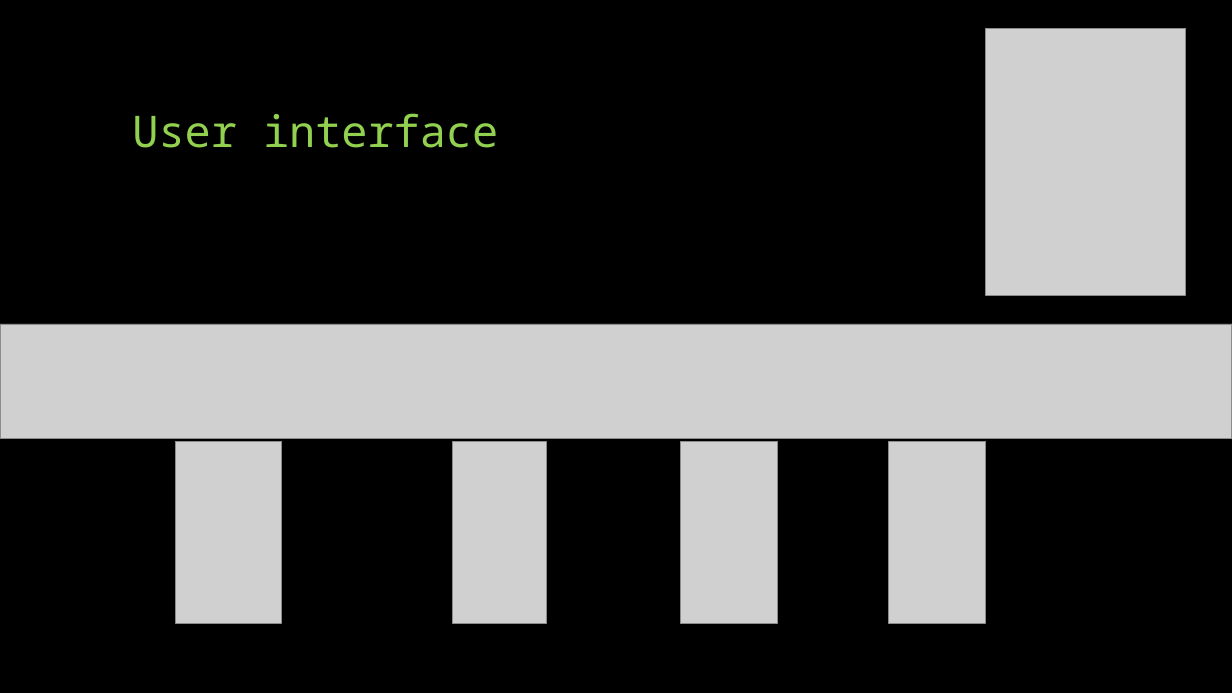
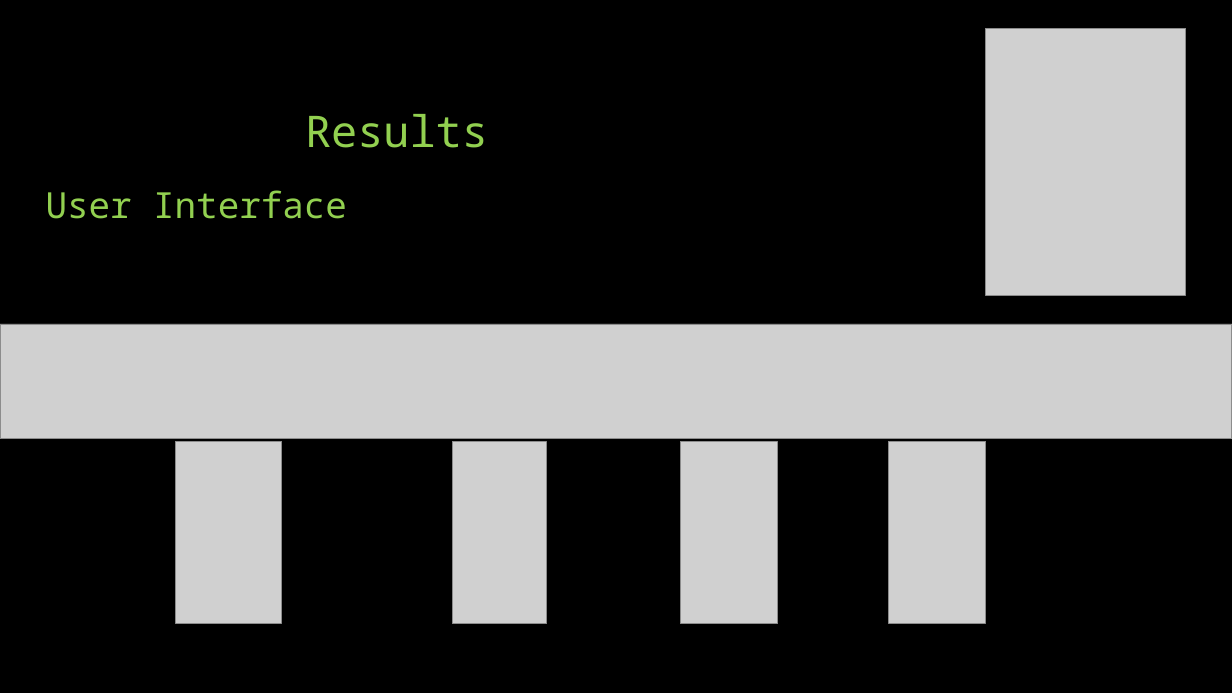
Before and after one commit to idowein/FPGA-image-interpolator, a slide deck: slide 20 of datasheets/Digital Zoom presentation.pptx (slide 9 before the commit). Drawn at 1232x693 pixels with LibreOffice and Linux fonts; fonts in the diff are those of the drawing; grey boxes stand for pictures. Boxes give left, top, right and bottom in pixels: in the first picture for what was removed or moved away, otherwise in the second. Text is boxed around its words. In the diff, an @@ line names an element or a change of style, - is before the commit and + after.

```diff
--- a/datasheets/Digital Zoom presentation.pptx
+++ b/datasheets/Digital Zoom presentation.pptx
@@ title added at <box>305,114,488,148</box>, 34 pt, text #92D050 @@
+Results
@@ text at <box>46,190,347,219</box>: text changed; size 34 to 28 pt @@
-User interface
+User Interface
```
Also in this commit, not shown: 17 other slides changed, 2 slides added, 6 slides removed, 2 other files.
